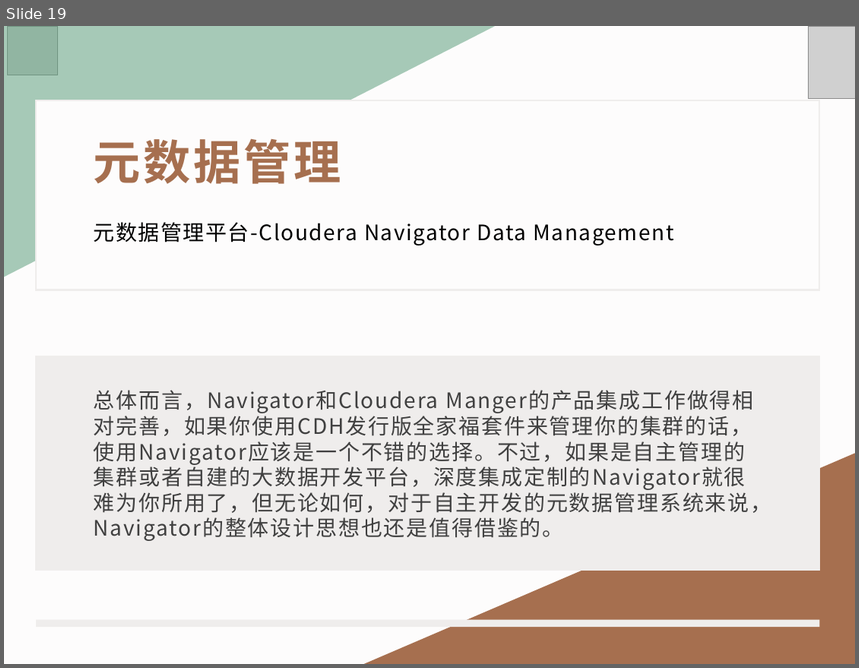
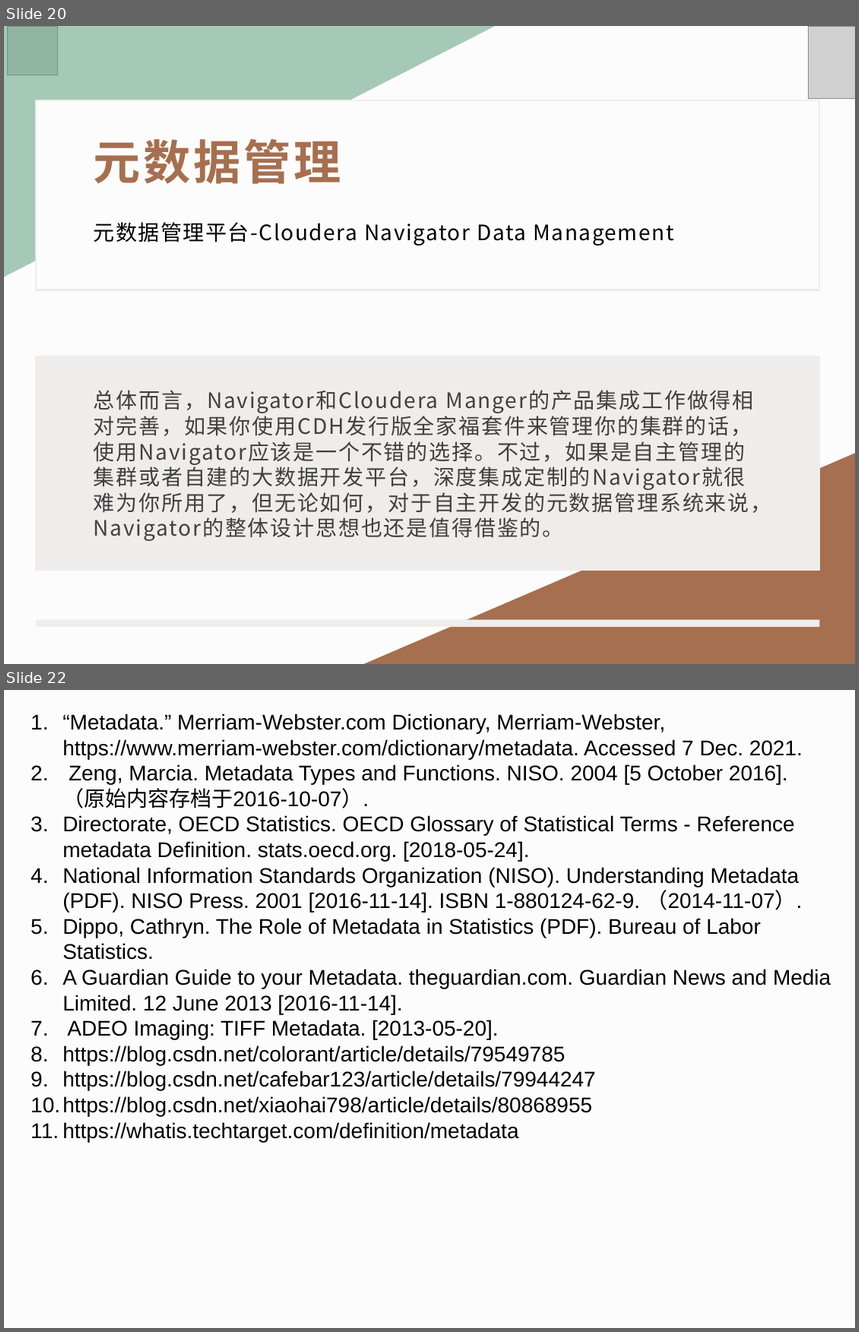
Before and after one commit to GZC201314/bsmService, a slide deck: src/main/resources/文献综述.pptx. Shown one above the other, each under a label of ours: slide 19 before the commit, slides 20 and 22 after it; the slides between them are not shown. The pictures are 859x668 and 859x1332 pixels, drawn with LibreOffice and Linux fonts; fonts in the diff are those of the drawing; grey boxes stand for pictures. Boxes give left, top, right and bottom in pixels: in the first picture for what was removed or moved away, otherwise in the second. Text is boxed around its words. In the diff, an @@ line names an element or a change of style, - is before the commit and + after.

```diff
--- a/src/main/resources/文献综述.pptx
+++ b/src/main/resources/文献综述.pptx
@@ slide 22 added at [4, 690, 855, 1328], background #FDFCFC @@
@@ text added at [63, 714, 831, 1116], 18 pt, text #000000 @@
+1. “Metadata.” Merriam-Webster.com Dictionary, Merriam-Webster, https://www.merriam-webster.com/dictionary/metadata. Accessed 7 Dec. 2021.
+2. Zeng, Marcia. Metadata Types and Functions. NISO. 2004 [5 October 2016]. （原始内容存档于2016-10-07）.
+3. Directorate, OECD Statistics. OECD Glossary of Statistical Terms - Reference metadata Definition. stats.oecd.org. [2018-05-24].
+4. National Information Standards Organization (NISO). Understanding Metadata (PDF). NISO Press. 2001 [2016-11-14]. ISBN 1-880124-62-9. （2014-11-07）.
+5. Dippo, Cathryn. The Role of Metadata in Statistics (PDF). Bureau of Labor Statistics.
+6. A Guardian Guide to your Metadata. theguardian.com. Guardian News and Media Limited. 12 June 2013 [2016-11-14].
+7. ADEO Imaging: TIFF Metadata. [2013-05-20].
+8. https://blog.csdn.net/colorant/article/details/79549785
+9. https://blog.csdn.net/cafebar123/article/details/79944247
+10. https://blog.csdn.net/xiaohai798/article/details/80868955
+11. https://whatis.techtarget.com/definition/metadata
@@ what was slide 19 is now slide 20 @@
```
Also in this commit, not shown: 8 slides changed, 1 other slide added, 4 other files.
